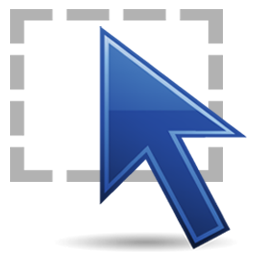
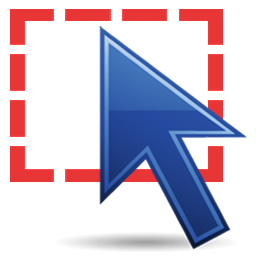
Comparing the layer stacks of the two 256×256 images. Changes:
added layer "图层 3 副本 2" above "图层 3 副本" over [10, 9, 223, 182]
showed "图层 1" over [10, 9, 223, 182]
